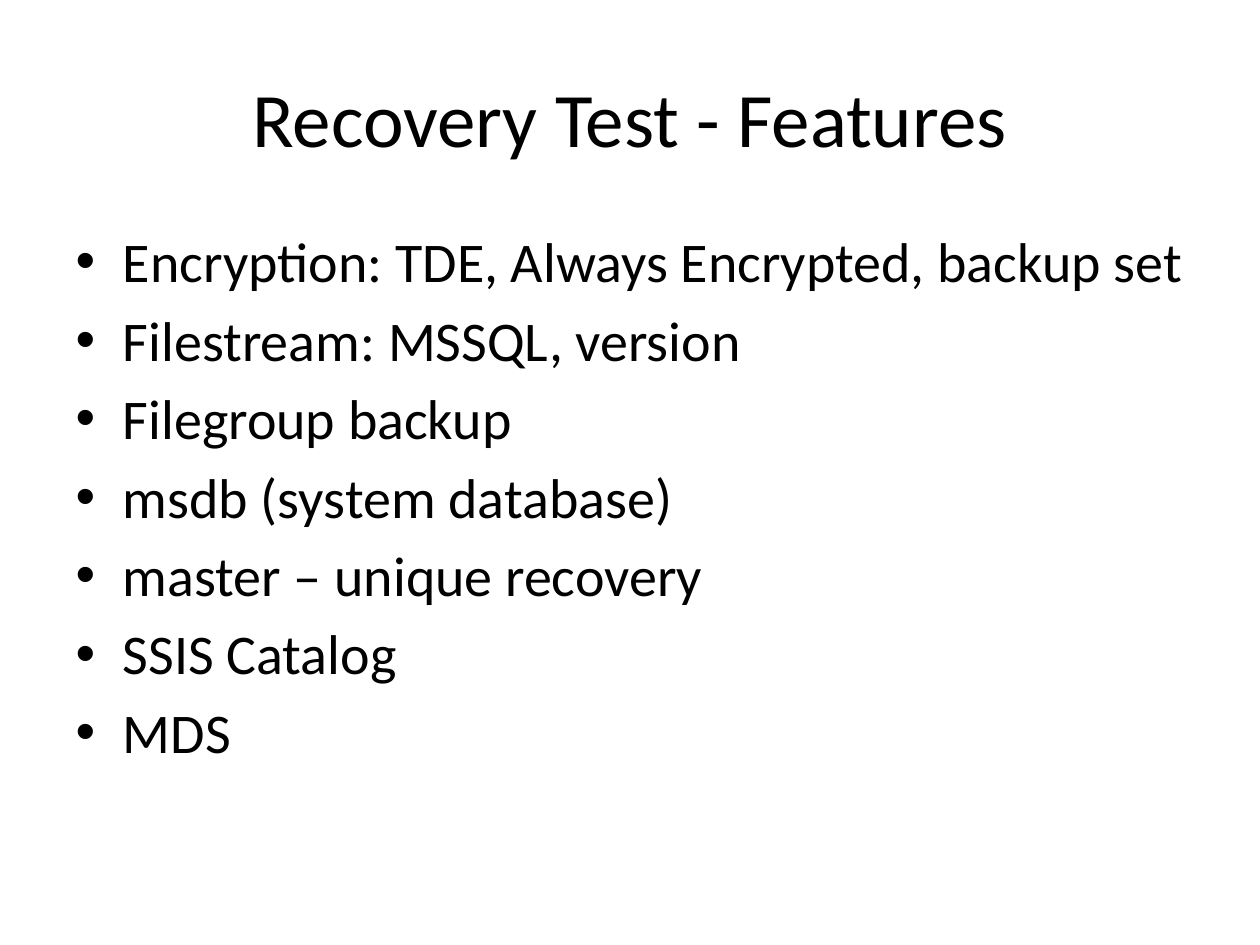
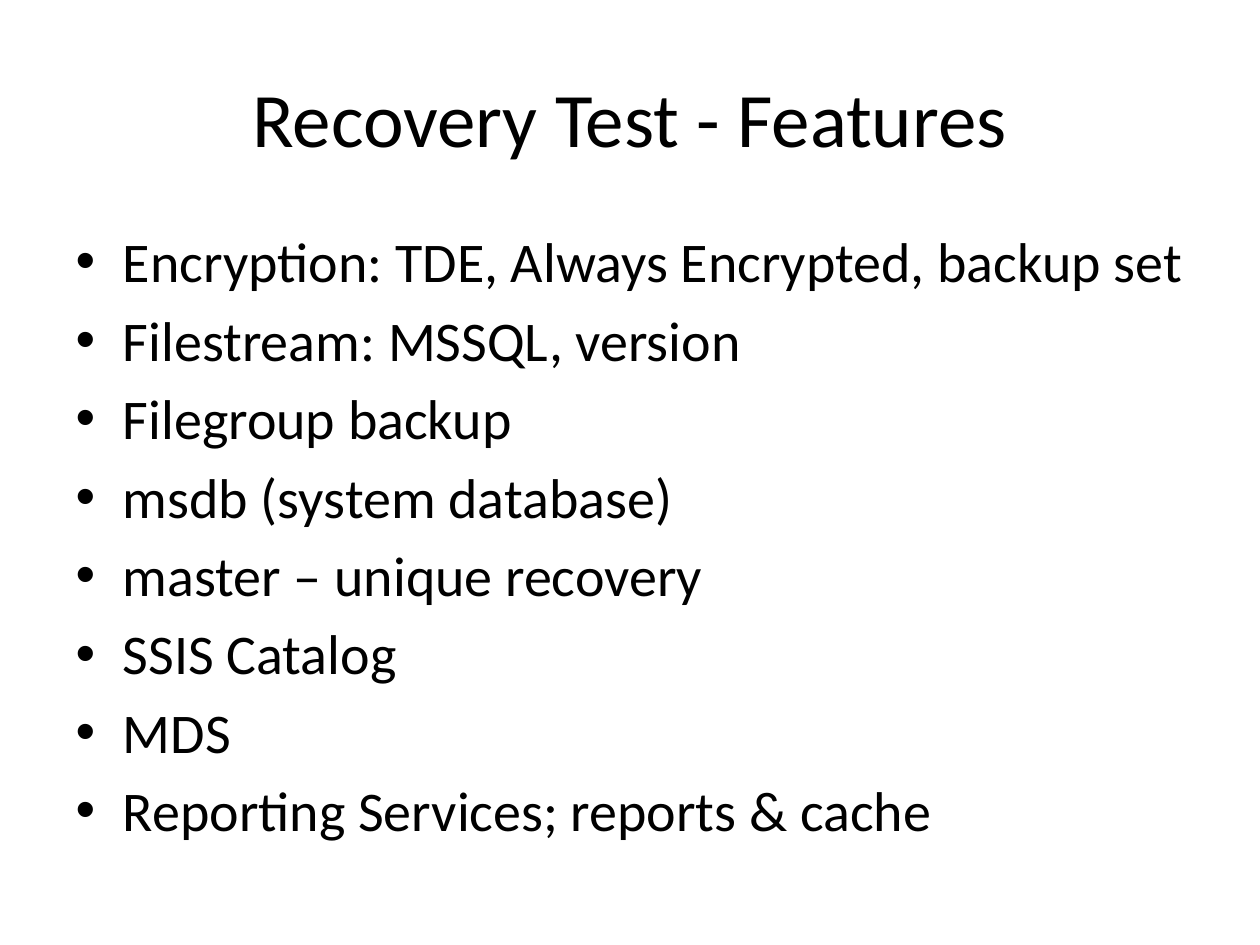
Before and after one commit to NielsGrove/MSSqlRecoveryTester, a slide deck: slide 9 of Documentation/MsSqlRecoveryTester.Concepts.pptx. Drawn at 1260x945 pixels with LibreOffice and Linux fonts; fonts in the diff are those of the drawing. Boxes give left, top, right and bottom in pixels: in the first picture for what was removed or moved away, otherwise in the second. Text is boxed around its words. In the diff, an @@ line names an element or a change of style, - is before the commit and + after.

```diff
--- a/Documentation/MsSqlRecoveryTester.Concepts.pptx
+++ b/Documentation/MsSqlRecoveryTester.Concepts.pptx
@@ text at (123, 792, 931, 841): paragraph added @@
+• Reporting Services; reports & cache
```
Also in this commit, not shown: 4 other slides changed.
